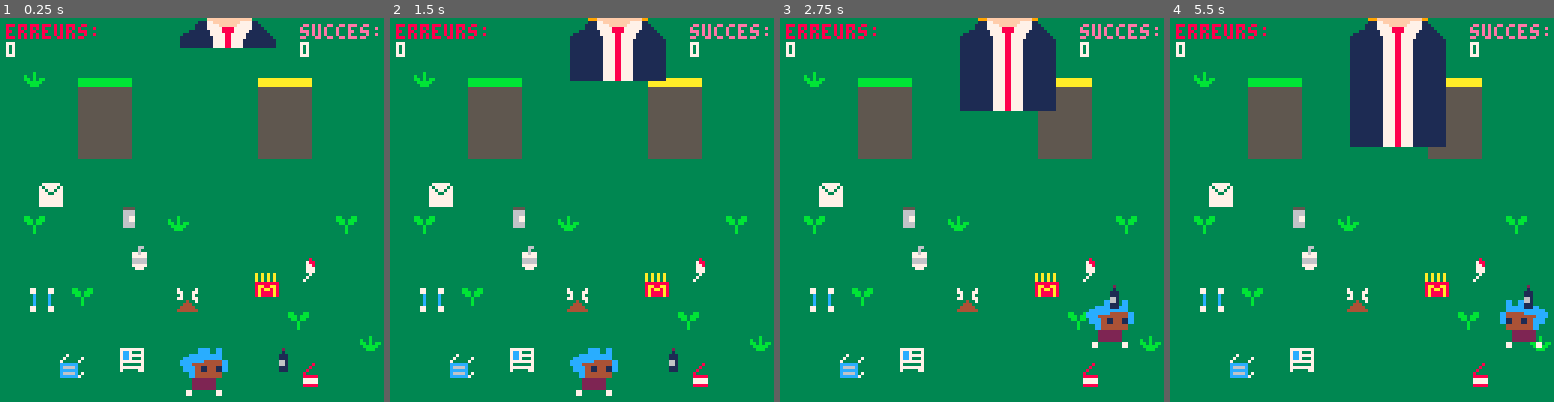
Above: before the commit, frames 1-4 (left to right).
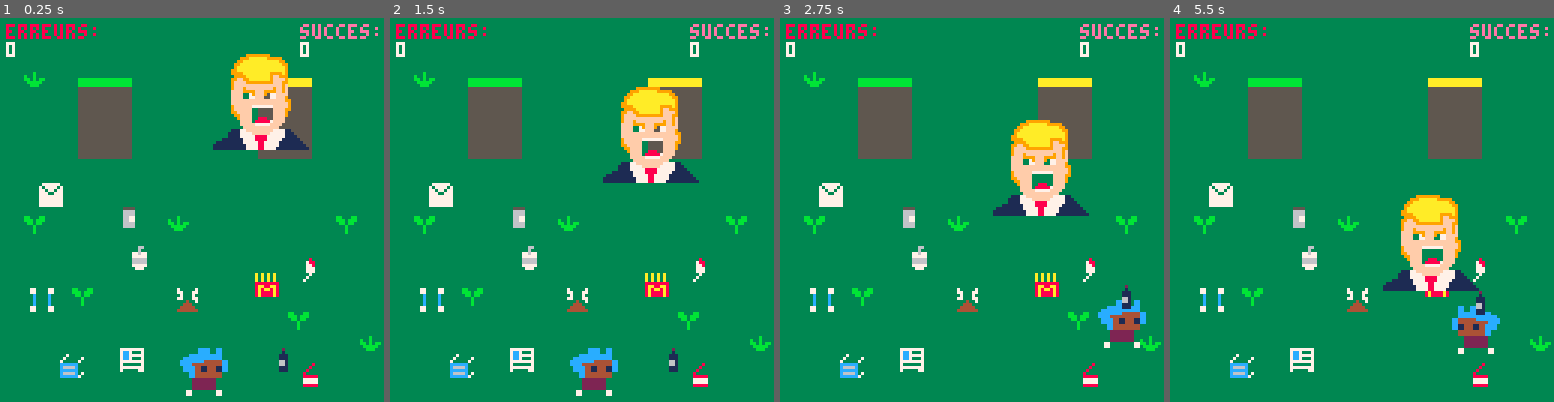
Above: after the commit, the same moments.

Repository: norab273/trash-master
Game: PICO-8 cartridge trash_master.p8
Two runs of this game, one before a commit and one after it. Both use one fixed random seed, a clock stepped at 60 frames per second and the inputs below.
Inputs:
- Up to frame 1 (0.25 s): no input
- Up to frame 2 (1.5 s): tap X (X key) at 0.33, 1.07 s; tap O (Z key) at 0.7 s
- Up to frame 3 (2.75 s): hold Right 1.6-2.1 s; tap O (Z key) at 1.7, 2.1, 2.5 s; tap X (X key) at 1.85 s; hold Up 2.15-2.42 s; hold Right from 2.47 s (still down)
- Up to frame 4 (5.5 s): tap O (Z key) every 0.4 s from 2.9 to 5.3 s; tap X (X key) at 2.97, 4.08, 5.2 s; release Right at 3.03 s; hold Left 3.08-3.58 s; hold Down 3.63-3.97 s; hold Right 4.02-4.68 s; hold Up 4.73-5.03 s; hold Left from 5.08 s (still down)

The runs differ from the first frame. In frame 1, 5.2% of the frame differs, in the area x 46-81%, y 0-35%; in frame 2, 7.4%; in frame 3, 10%; in frame 4, 14%, in the area x 46-99%, y 0-88%.

Commit message:
dernière version branch juliette

Diff:
--- a/trash_master.p8
+++ b/trash_master.p8
@@ -1,6 +1,9 @@
 pico-8 cartridge // http://www.pico-8.com
 version 29
 __lua__
+-- trash master!
+-- apprends a trier les dechets
+
 function _init()
 state = 0
 
@@ -129,8 +132,11 @@
 	update_flower()
 	game_over()
 	--trumps
-spawn_trumps(1)
+
 update_trumps()
+	if #trumps==0 then
+	spawn_trumps()
+	end
 end
 
 function draw_game()
@@ -151,7 +157,6 @@
 --flower
 draw_flower()
 --trumps
---ennemies
 for t in all(trumps) do
 	spr(76,t.x,t.y,4,4)
 	end
@@ -220,6 +225,7 @@
 	elseif (btnp(❎)) then shoottrash()
 	end
 
+--ne pas sortir du cadre
 	if (p.x<0) p.x=0
  if (p.y<50) p.y=50
  if (p.x>120) p.x=120
@@ -227,17 +233,14 @@
 
 end
 
---	if (p.x<0) p.x=0
--- if (p.y<0) p.y=0
--- if (p.x>120) p.x=120
--- if (p.y>115) p.y=115
+
 -->8
 --collision-t-bin
 function collision_bin(t,b)
-	if t.x>b.x+32
-	or t.y>b.y+32
-	or t.x+32<b.x
-	or t.y+32<b.y then
+	if t.x>b.x+16
+	or t.y>b.y+16
+	or t.x+16<b.x
+	or t.y+16<b.y then
 		return false
 	else
 		return true
@@ -251,7 +254,9 @@
 		then
 		sfx(1)
 		create_explosions(t.x,t.y)
-		del (trashtab,trashtab[i])
+		trashtab[i].x=rnd(100)
+		trashtab[i].y=100
+		--del (trashtab,trashtab[i])
 		erreurs +=1
 		end
 	end
@@ -264,7 +269,9 @@
 			then
 			sfx(1)
 			create_explosions(t.x,t.y)
-			del (trashtab,trashtab[i])
+			trashtab[i].x=10
+			trashtab[i].y=100
+			--del (trashtab,trashtab[i])
 			erreurs +=1
 		end
 	end
@@ -299,7 +306,7 @@
 function game_over()
 	if erreurs == 3 then
 	state = 1
-	elseif succes == 10 then
+	elseif succes == 5 then
 	state = 2
 	end
 end
@@ -503,31 +510,162 @@
 -->8
 --trump
 
-function spawn_trumps(amount)
-	gap=(128-8*amount)/(amount+1)
-	for i=1,amount do
+function spawn_trumps()
 	add(trumps,{
-		x=gap*i + 3*(i-1),
-		y=-24,
+		x=rnd(120),
+		y=10,
+		speed=100
 	})
 	end
-end
+
 
 function update_trumps()
 	for t in all(trumps) do
 	t.y+=0.3
+ t.speed+=20
 		if t.y>128 then
 		del (trumps,t)
 		end
 --collision
 	for t in all(trumps) do
 			if collision(t,p) then
-			create_explosion(t.x+4,t.y+2)
+			create_explosions()
+			sfx(1)
 			state=1
 			end
 		end
 	end
 end
+…(130 lines of a section not shown)…
 
 
 
Not shown, changed: 130 lines of the sprite sheet (__gfx__) section of trash_master.p8
Not shown, changed: the thumbnail (__label__) section of trash_master.p8
